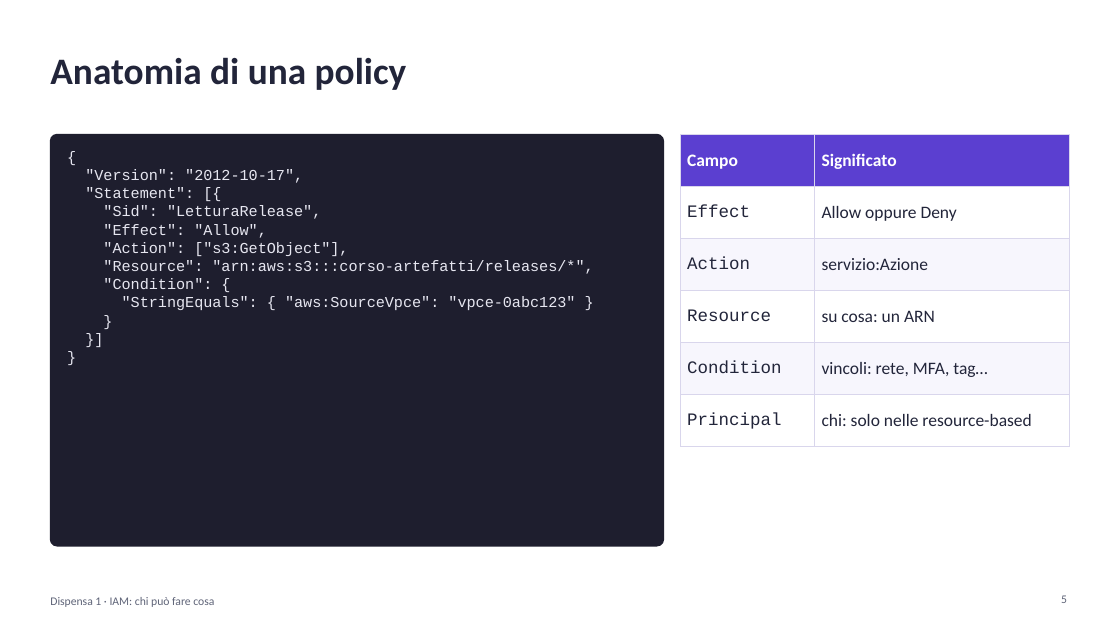
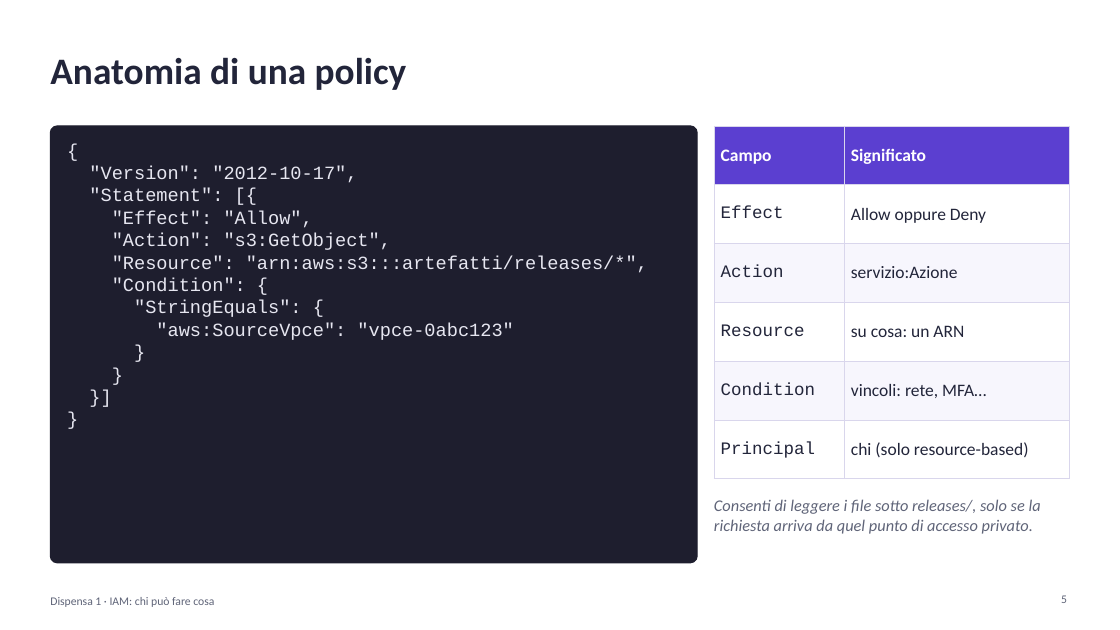
Before and after one commit to cereZ23/aws, a slide deck: slide 5 of slide/slide-1-iam.pptx. Drawn at 1120x630 pixels with LibreOffice and Linux fonts; fonts in the diff are those of the drawing. Boxes give left, top, right and bottom in pixels: in the first picture for what was removed or moved away, otherwise in the second. Text is boxed around its words. In the diff, an @@ line names an element or a change of style, - is before the commit and + after.

Commit message:
Slide più leggibili: codice più grande, espressioni for, schema della rete; dispensa 0 rinominata

```diff
--- a/slide/slide-1-iam.pptx
+++ b/slide/slide-1-iam.pptx
@@ rounded rectangle: place and size @@
-rounded rectangle at (50, 134, 664, 546)
+rounded rectangle at (50, 126, 697, 563)
@@ rounded rectangle at (50, 126, 697, 563): proportions changed @@
@@ table at (714, 126, 1070, 462) @@
-row 5, column 2: vincoli: rete, MFA, tag…
+row 5, column 2: vincoli: rete, MFA…
-row 6, column 2: chi: solo nelle resource-based
+row 6, column 2: chi (solo resource-based)
@@ table: place and size @@
-table at (681, 134, 1070, 433)
+table at (714, 126, 1070, 462)
@@ text at (89, 166, 357, 291): size 13 to 16 pt in "{", ""Version": "2012-10-17",", ""Statement": [{", ""Effect": "Allow"," and 4 more places @@
@@ text at (103, 205, 321, 219): paragraph removed @@
-"Sid": "LetturaRelease",
@@ text at (112, 233, 648, 273): text changed; size 13 to 16 pt @@
-"Action": ["s3:GetObject"],
-"Resource": "arn:aws:s3:::corso-artefatti/releases/*",
+"Action": "s3:GetObject",
+"Resource": "arn:aws:s3:::artefatti/releases/*",
@@ text at (134, 300, 513, 340): text changed; size 13 to 16 pt @@
-"StringEquals": { "aws:SourceVpce": "vpce-0abc123" }
+"StringEquals": {
+"aws:SourceVpce": "vpce-0abc123"
+}
@@ text added at (714, 499, 1041, 534), 14 pt, text #5F6478, italic @@
+Consenti di leggere i file sotto releases/, solo se la richiesta arriva da quel punto di accesso privato.
```
Also in this commit, not shown: 3 other slides changed, 3 other files.
